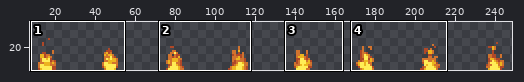
Sprite sheet, stored at assets/particles/fire_sheet.png. Above: a wide view before the commit, with the close-up outlined.
Close-up. Before the edit:
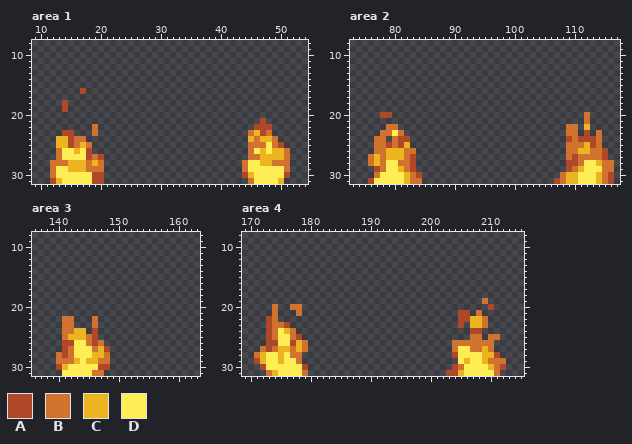
The file is 256x32 pixels. Shown: area 1: x 9..54, y 8..31; area 2: x 73..117, y 8..31; area 3: x 136..163, y 8..31; area 4: x 169..215, y 8..31. The wide view leaves out empty margins. The commit also changed other parts of the picture, which this record leaves out.
Palette (. is transparent): A #af4828  B #d1732e  C #ecb51f  D #ffed56
Pixels before, area 1, first column x 12:
16 .....A..................................
17 ........................................
18 ..A.....................................
19 ..A.....................................
20 ........................................
21 ...................................A....
22 .......B..........................AAA...
23 ..AA...B.........................BCAB...
24 .CCABB...........................CBCCB..
25 .CCABCB..........................BBBDBA.
26 .BDDCDA..........................BDCDCCB
27 .BDDDDABA........................BBCCCCB
28 BBBCCCBCB.......................BDDCCBBB
29 BDDCCCBBB.......................BDDDDDDB
30 BDDDDDDAA.......................ACDDDDDA
31 ACDDDDDAA........................BDDDDC.
Pixels before, area 2, first column x 76:
20 ..AA................................B....
21 ....................................B....
22 ...BB............................BB.C....
23 ..BBDB...........................BB.A.B..
24 .BB.BAA..........................ABAAAB..
25 .BBABAC..........................BBBCAB..
26 .BBCCCBB.........................BBCCBBA.
27 BCBCCCBA.........................BABBBBA.
28 BCBDDBBA.........................AABDDCBB
29 .ABDDCBA.........................ABCDDDBB
30 .BDDDDCBA.......................BCCDDDCBA
31 ADDDDDCBB......................ABCCDDDCBA
Pixels before, area 3, first column x 140:
22 .BB...B..
23 .BB...B..
24 .BBCC.A..
25 .BCCCBA..
26 .AADDBAB.
27 .ABDDDBCA
28 BABDDDCCB
29 BBBCDCCBB
30 ACDDDDDAA
31 .DDDDDBB.
Pixels before, area 4, first column x 171:
19 ......................................B...
20 ...B..BB...............................A..
21 ...B...B..........................AA.B....
22 ..AB..............................AACCB...
23 ..ABBA............................A.CCB...
24 ..ABDCB.............................AA....
25 ..ABDDBA............................BB.BB.
26 ..AADDACB........................BBBBBBB..
27 .BABCCBCB........................BDDBBCB..
28 BCDDCDBB.........................ADDDDCCA.
29 ACDDCDDB..........................DCDDCBBB
30 .ADDDDDDA........................ABDDDDCBA
31 ..BCDDDDB.......................AACDDDDDB.
After the commit:
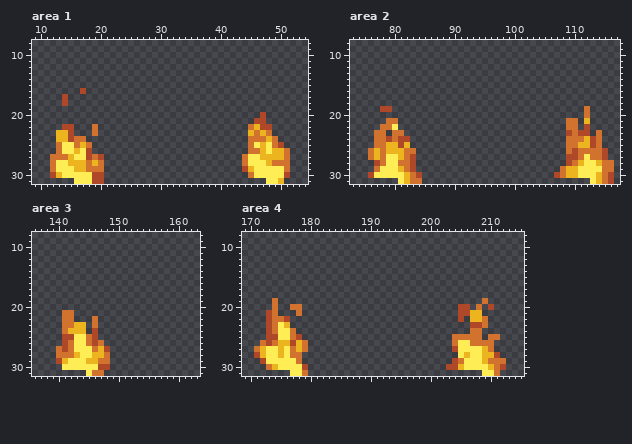
Change:
Changed rows in their new state; - is an unchanged pixel.
Area 1:
first column x 12:
17 --A---------------------------------
19 --.---------------------------------
20 -----------------------------------A
21 ----------------------------------A-
22 --AA-----------------------------BC-
23 -CC------------------------------CBC
24 ---------------------------------B-B
25 -BDD------------------------------DC
26 ----------------------------------B-
27 B-BC----------------------------BDD-
28 -DD--------------------------------D
29 ---D----------------------------AC--
30 AC------------------------------.B--
31 ....-----------------------------...
Area 2:
first column x 76:
19 --AA--------------------------------B
20 --..---------------------------------
21 ---BB----------------------------BB-C
22 --B-D-------------------------------A
23 -B-.B----------------------------A-A-
24 ---A-----------------------------B-BC
25 ---CC------------------------------C-
26 BC--------------------------------ABB
27 ---DD----------------------------A--D
28 .A--------------------------------BC-
29 -BD-----------------------------BCCD-
30 AD-----------------------------A-----
31 .....--------------------------......
Area 3:
first column x 140:
21 -BB--
23 ---CC
24 --C--
25 -AADD
26 --B--
27 B----
28 -B-C-
29 ACDD-
30 .D---
31 -....
Area 4:
first column x 171:
19 ---B----------------------------------
20 ----------------------------------AA-B
21 --A---------------------------------CC
22 ----BA-----------------------------.--
23 ----DC----------------------------.-AA
24 -----D------------------------------BB
25 ---A-----------------------------BBB--
26 -B-BCC----------------------------DD--
27 BCDD-D---------------------------A--DD
28 A--------------------------------.-C--
29 .A--D----------------------------ABD--
30 -.BC----------------------------A-C---
31 --....--------------------------......
